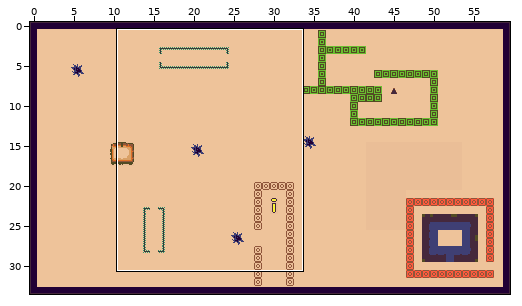
One commit to this Tiled map: mapa/escena1.tmx. The first picture is a wide view before the edit; the outline marks the close-up.
Close-up. The starting point:
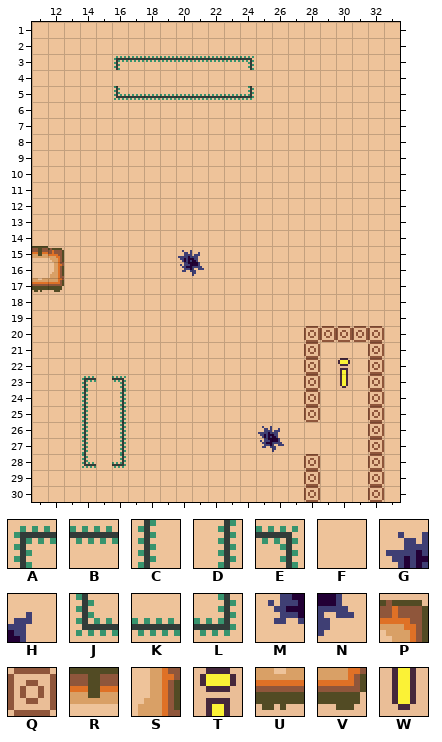
Cells are 8x8 px. Shown: x 11..33, y 1..30. The commit also changed other parts of the map, which this record leaves out.
Key: from "fondo_tileset": A 5, B 6, C 6 turned 270, D 6 turned 90, E 7, F 13, G 15, H 16, J 17, K 18, L 19, M 27, N 28, P 43, Q 48, R 54, S 55, T 63, U 66, V 67, W 75.
_ is an empty cell.
Layer "piso" before, first column x 11:
 1 FFFFFFFFFFFFFFFFFFFFFFF
 2 FFFFFFFFFFFFFFFFFFFFFFF
 3 FFFFFABBBBBBBEFFFFFFFFF
 4 FFFFFFFFFFFFFFFFFFFFFFF
 5 FFFFFJKKKKKKKLFFFFFFFFF
 6 FFFFFFFFFFFFFFFFFFFFFFF
 7 FFFFFFFFFFFFFFFFFFFFFFF
 8 FFFFFFFFFFFFFFFFFFFFFFF
 9 FFFFFFFFFFFFFFFFFFFFFFF
10 FFFFFFFFFFFFFFFFFFFFFFF
11 FFFFFFFFFFFFFFFFFFFFFFF
12 FFFFFFFFFFFFFFFFFFFFFFF
13 FFFFFFFFFFFFFFFFFFFFFFF
14 FFFFFFFFFFFFFFFFFFFFFFF
15 RPFFFFFFFGHFFFFFFFFFFFF
16 FSFFFFFFFMNFFFFFFFFFFFF
17 UVFFFFFFFFFFFFFFFFFFFFF
18 FFFFFFFFFFFFFFFFFFFFFFF
19 FFFFFFFFFFFFFFFFFFFFFFF
20 FFFFFFFFFFFFFFFFFQQQQQF
21 FFFFFFFFFFFFFFFFFQFFFQF
22 FFFFFFFFFFFFFFFFFQFTFQF
23 FFFAFEFFFFFFFFFFFQFWFQF
24 FFFCFDFFFFFFFFFFFQFFFQF
25 FFFCFDFFFFFFFFFFFQFFFQF
26 FFFCFDFFFFFFFFGHFFFFFQF
27 FFFCFDFFFFFFFFMNFFFFFQF
28 FFFJFLFFFFFFFFFFFQFFFQF
29 FFFFFFFFFFFFFFFFFQFFFQF
30 FFFFFFFFFFFFFFFFFQFFFQF
After:
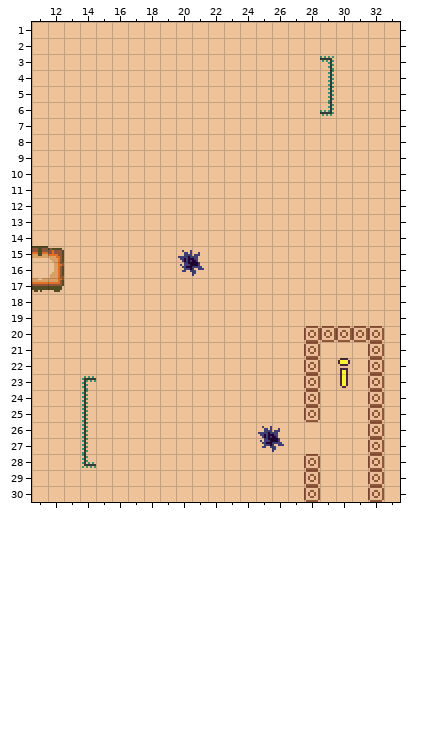
What changed:
Changed rows in their new state; . is an unchanged cell.
Layer "piso":
first column x 16:
 3 FFFFFFFFF....E
 4 .............D
 5 FFFFFFFFF....D
 6 .............L
first column x 16:
23 F
24 F
25 F
26 F
27 F
28 F
Pixel boxes of the changes (left, top, right, bottom) in both close-ups:
changed: (114, 56, 254, 70)
changed: (320, 56, 334, 116)
changed: (114, 86, 254, 100)
changed: (112, 376, 126, 468)
